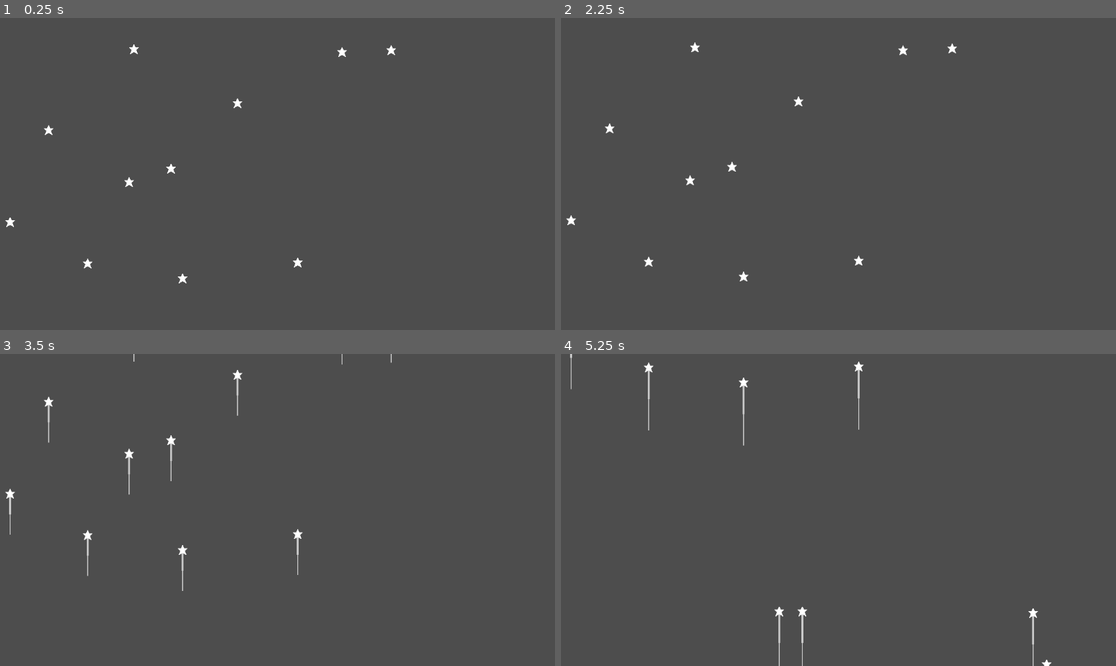
Above: before the commit, frames 1-4 (two rows, left to right).
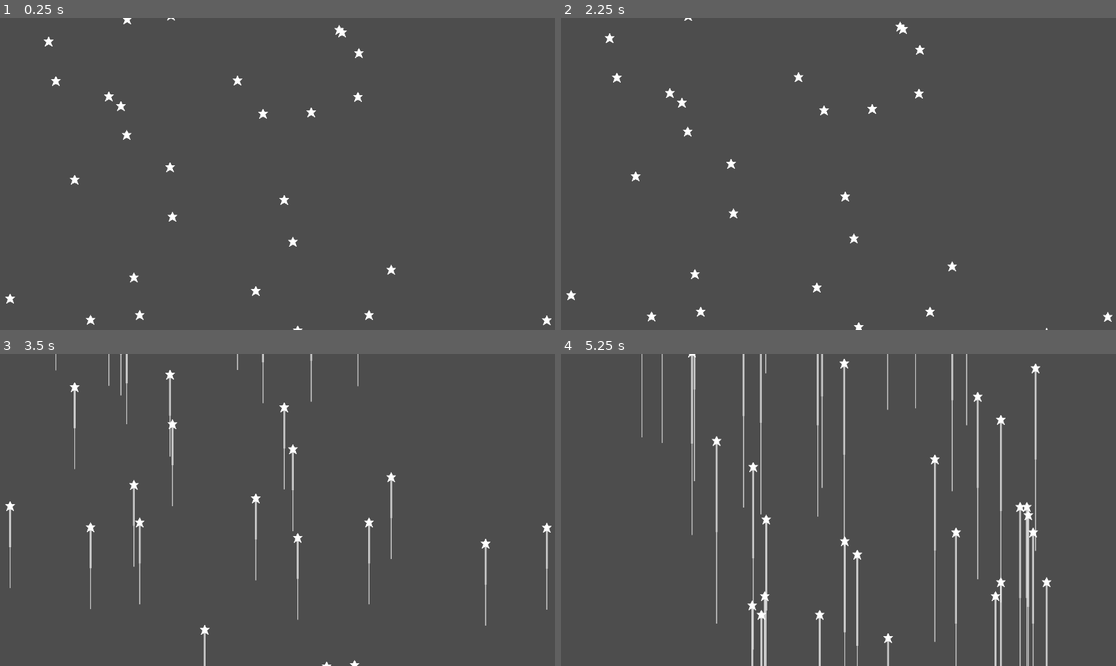
Above: after the commit, the same moments.

Repository: PuuKala/TrailTestGodot
Game: Godot game, scene res://MainScene.tscn
Two runs of this game, one before a commit and one after it. Both use one fixed random seed, a clock stepped at 60 frames per second and the inputs below.
Inputs:
- Up to frame 1 (0.25 s): no input
- Up to frame 2 (2.25 s): tap Enter at 0.5, 2 s; tap Space at 1.25 s
- Up to frame 3 (3.5 s): no input
- Up to frame 4 (5.25 s): no input

The runs differ from the first frame. In frame 1, 1.1% of the frame differs, in the area x 0-100%, y 0-100%; in frame 2, 1.1%; in frame 3, 2.3%; in frame 4, 5.2%, in the area x 1-89%, y 0-100%.

Commit message:
Star zooming more continuous now

Diff:
--- a/MainScene.tscn
+++ b/MainScene.tscn
@@ -11,11 +11,14 @@
 
 [node name="Node2D" type="Node2D"]
 script = ExtResource("1_21luh")
+starCount = 50
 
 [node name="ZoomingStar" type="CharacterBody2D" parent="."]
 position = Vector2(50, 50)
 motion_mode = 1
 script = ExtResource("2_1hamj")
+max_speed = 580
+acceleration = 4
 direction = -1
 
 [node name="Trail" type="Line2D" parent="ZoomingStar"]
--- a/ZoomingStar.gd
+++ b/ZoomingStar.gd
@@ -23,7 +23,7 @@
 func _ready():
 	# Randomize position
 	position.x = randi_range(0, get_viewport_rect().size.x)
-	position.y = randi_range(0, get_viewport_rect().size.y)
+	position.y = randi_range(-max_speed, get_viewport_rect().size.y + max_speed)
 
 	# Init timer in code, we want to control the starting and time of the timer
 	timer = get_node("Timer")
@@ -50,14 +50,14 @@
 
 	# Randomize the next position if the object goes offscreen
 	if direction > 0:
-		if position.y > get_viewport_rect().size.y + speed:
+		if position.y > get_viewport_rect().size.y + max_speed:
 			get_node("Trail").clear_points()
-			position.y = -speed / 2
+			position.y = -max_speed / 2
 			position.x = randi_range(0, get_viewport_rect().size.x)
 	else:
-		if position.y < -speed:
+		if position.y < -max_speed:
 			get_node("Trail").clear_points()
-			position.y = get_viewport_rect().size.y + (speed / 2)
+			position.y = get_viewport_rect().size.y + (max_speed / 2)
 			position.x = randi_range(0, get_viewport_rect().size.x)
 
 
